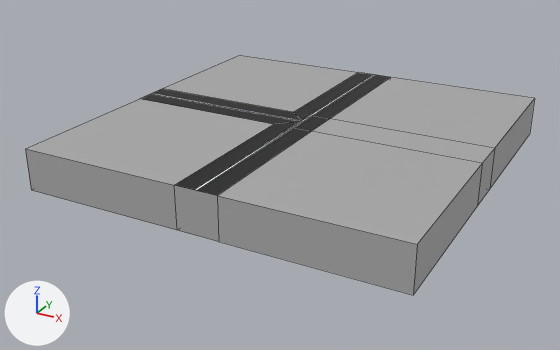
Two versions of the FBX model Assets/Models/TILE T.fbx, one commit apart.
The view is the same before and after, from a 50 mm lens placed at (-7.4, -31.4, 13.6), pointed at (-24.1, -1.1, -1.5). Arrows for +X, +Y and +Z are at lower left; the lights stay in place. Mesh edges are drawn as thin lines.
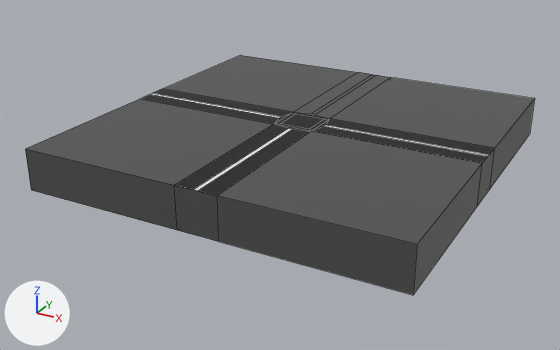
The newer file is also turned or shifted as a whole; pictures and numbers use the older file's frame.

The change, as a diff of the scene's bpy script:
```diff
--- a/Assets/Models/TILE T.fbx.py
+++ b/Assets/Models/TILE T.fbx.py
@@ mat_material @@
 mat_material = principled_material('Material')
-mat_material.base_color = (0.411, 0.411, 0.411)  # grey #acacac
+mat_material.base_color = (0.0766, 0.0766, 0.0766)  # dark grey #4e4e4e
 mat_material.roughness = 0.4
@@ mat_material_001 @@
 mat_material_001 = principled_material('Material.001')
-mat_material_001.base_color = (1.0, 1.0, 1.0)  # white #ffffff
+mat_material_001.base_color = (0.0, 0.0, 0.0)  # black #000000
@@ mat_material_002 @@
 mat_material_002 = principled_material('Material.002')
-mat_material_002.base_color = (0.00364, 0.00364, 0.00364)  # black #0c0c0c
+mat_material_002.base_color = (0.8, 0.8, 0.8)  # white #e7e7e7
@@ me_cube @@
 # used by ob_cube; location = (0.0, 0.0, 0.0)
-me_cube.from_pydata(...)  # 42 vertices, 37 faces; spans x -32.4..-14.4, y -9.0..9.0, z -1.0..1.0
+me_cube.from_pydata(...)  # 52 vertices, 46 faces; spans x -32.4..-14.4, y -9.0..9.0, z -1.0..1.0
+# me_cube part 1
+# 4 vertices are removed from x -23.5..-23.4, y -1.0..1.0, z 1.0
+# 12 faces are deleted
+# 14 vertices are added at x -24.6..-14.4, y -1.2..1.2, z 1.0
+# 4 new faces join them, mat_material (dark grey #4e4e4e)
+# 3 new faces join them, mat_material_002 (white #e7e7e7)
+# 14 new faces join them, mat_material_001 (black #000000)
 me_cube.materials.append(mat_material)
```

Location of each change, [x1, y1, x2, y2] in pixels of the pictures (560 x 350 px):
'Cube', recoloured, reshaped
    both: [25, 55, 535, 295]
part 1 of me_cube, built on
    both: [141, 73, 494, 195]
